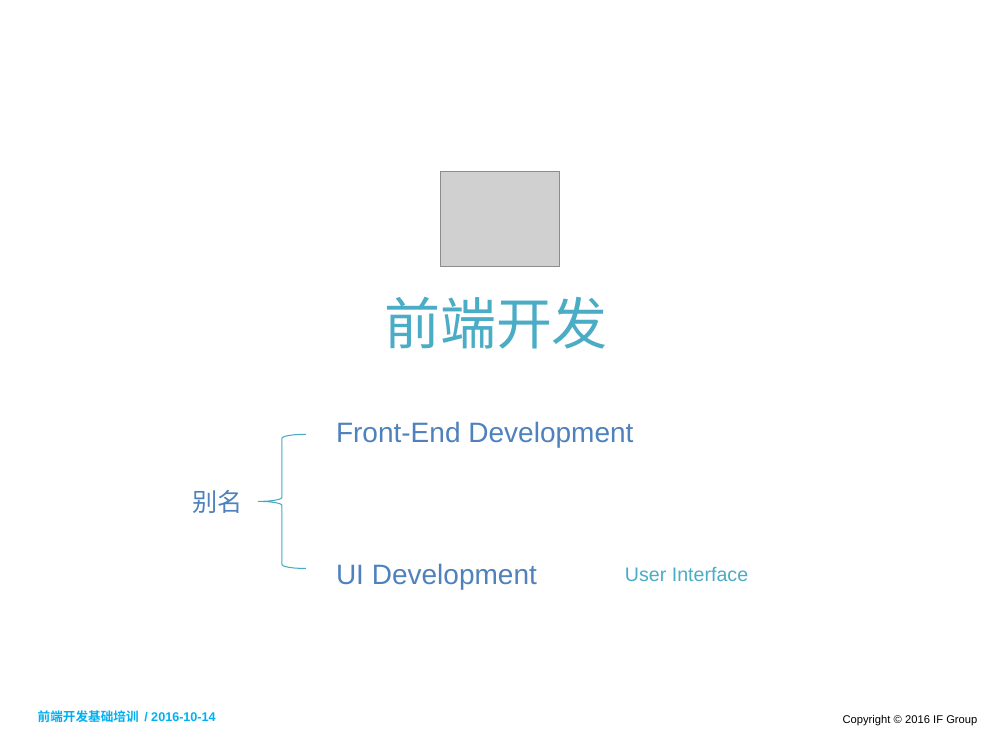
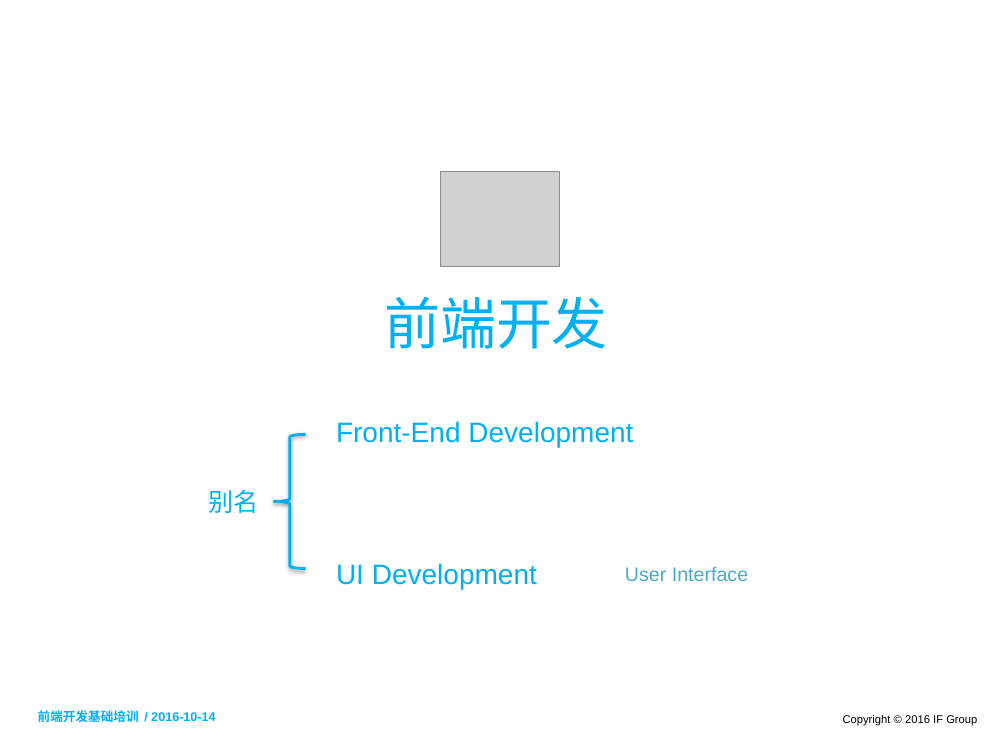
Before and after one commit to shentianyi/CompanyCource, a slide deck: slide 2 of CodeMonkey/cs05 UI前端/UI设计.pptx. Drawn at 1008x756 pixels with LibreOffice and Linux fonts; fonts in the diff are those of the drawing; grey boxes stand for pictures. Boxes give left, top, right and bottom in pixels: in the first picture for what was removed or moved away, otherwise in the second. Text is boxed around its words. In the diff, an @@ line names an element or a change of style, - is before the commit and + after.

```diff
--- a/CodeMonkey/cs05 UI前端/UI设计.pptx
+++ b/CodeMonkey/cs05 UI前端/UI设计.pptx
@@ text "前端开发" at (384, 297, 608, 349): text colour gradient #215968 to #4BACC6 to #93CDDD to #00B0F0 @@
@@ left brace: place and size @@
-left brace at (258, 434, 305, 569)
+left brace at (274, 434, 305, 569)
@@ left brace at (274, 434, 305, 569): outline #46AAC5 0.75 pt to #00B0F0 2 pt; shadow on @@
@@ text colour #4F81BD to #00B0F0 in 3 elements at (336, 421, 633, 448), (336, 563, 537, 590), (208, 490, 258, 513) @@
@@ text "别名": place and size @@
-text "别名" at (193, 490, 243, 513)
+text "别名" at (208, 490, 258, 513)
```
Also in this commit, not shown: 3 other slides changed, 1 slide added, 1 slide removed, 1 other file.
